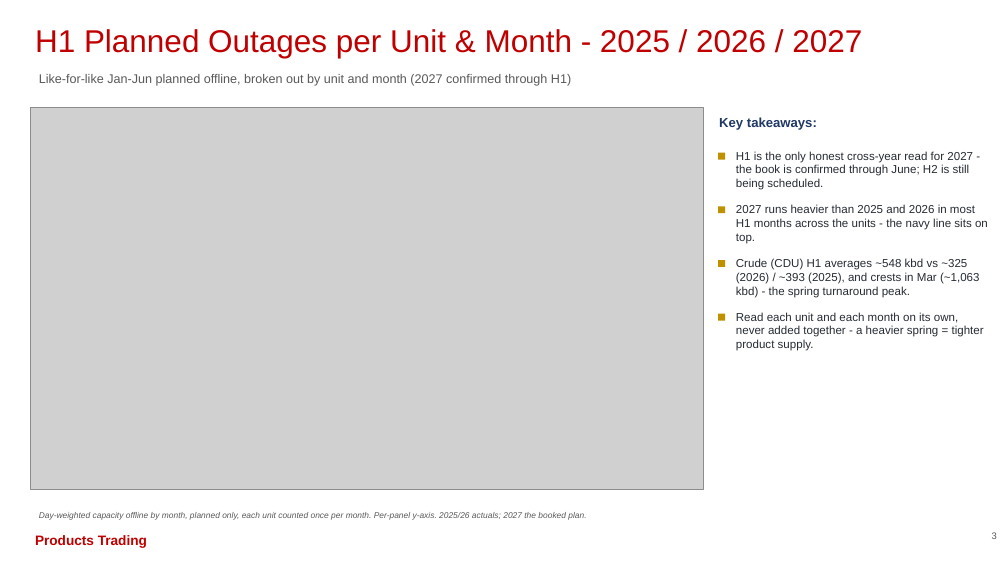
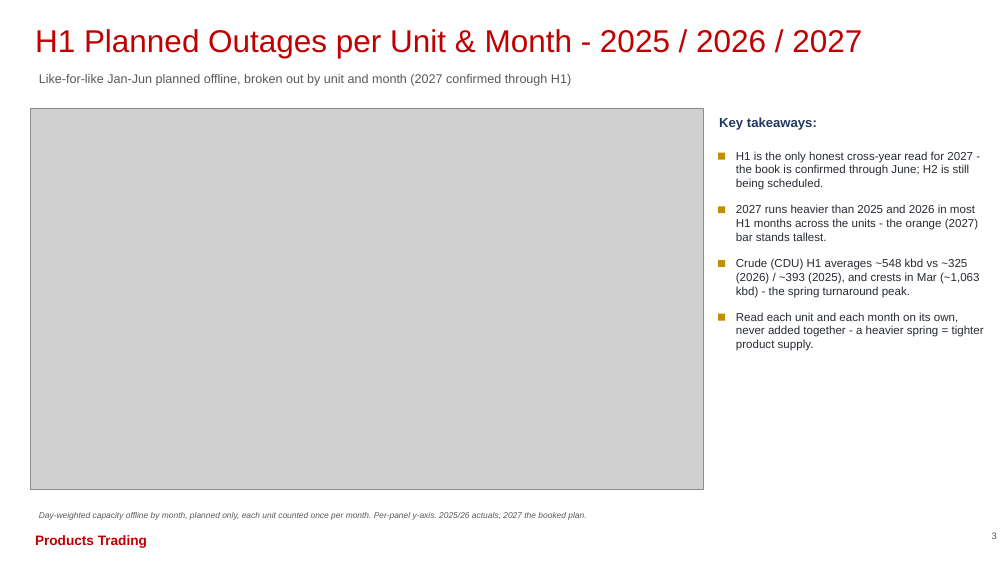
Before and after one commit to HoldenCole/Outages-script, a slide deck: slide 4 of output/outage_deck.pptx. Drawn at 1008x567 pixels with LibreOffice and Linux fonts; fonts in the diff are those of the drawing; grey boxes stand for pictures. Boxes give left, top, right and bottom in pixels: in the first picture for what was removed or moved away, otherwise in the second. Text is boxed around its words. In the diff, an @@ line names an element or a change of style, - is before the commit and + after.

```diff
--- a/output/outage_deck.pptx
+++ b/output/outage_deck.pptx
@@ text at (736, 204, 978, 241): text changed @@
-2027 runs heavier than 2025 and 2026 in most H1 months across the units - the navy line sits on top.
+2027 runs heavier than 2025 and 2026 in most H1 months across the units - the orange (2027) bar stands tallest.
```
Also in this commit, not shown: 2 other files.
